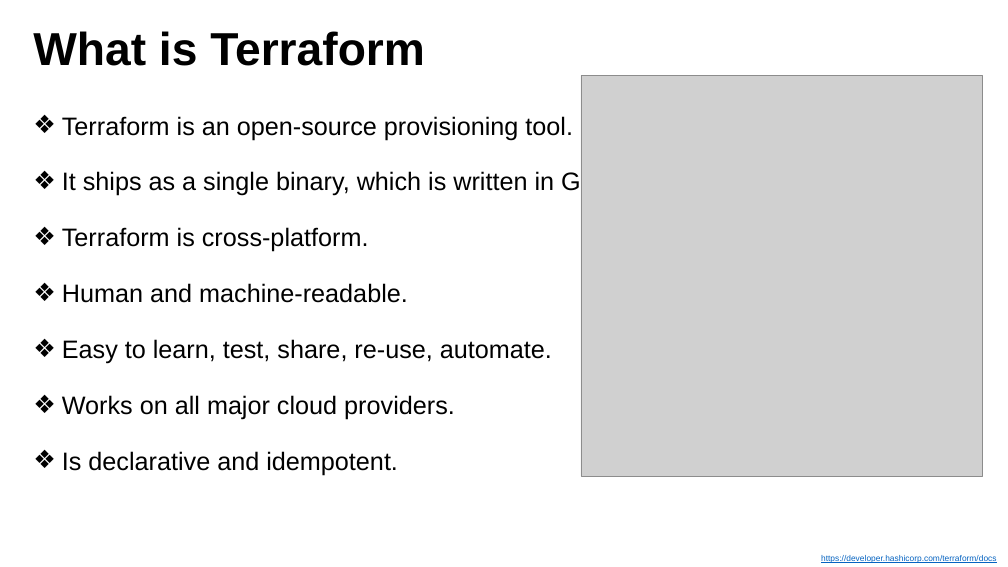
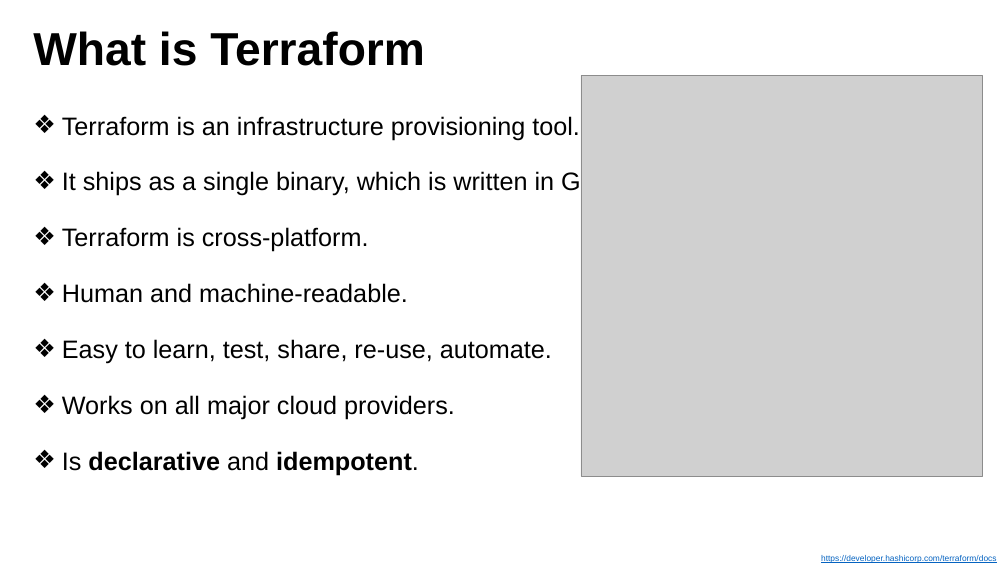
Before and after one commit to sanjaysrikakulam/terraform_clum2025, a slide deck: slide 5 of materials/terraform_openstack_tutorial.pptx. Drawn at 1008x567 pixels with LibreOffice and Linux fonts; fonts in the diff are those of the drawing; grey boxes stand for pictures. Boxes give left, top, right and bottom in pixels: in the first picture for what was removed or moved away, otherwise in the second. Text is boxed around its words. In the diff, an @@ line names an element or a change of style, - is before the commit and + after.

```diff
--- a/materials/terraform_openstack_tutorial.pptx
+++ b/materials/terraform_openstack_tutorial.pptx
@@ text at (62,116,580,140): text changed @@
-❖ Terraform is an open-source provisioning tool.
+❖ Terraform is an infrastructure provisioning tool.
@@ text at (62,451,419,476): bold on in "declarative idempotent." @@
```
Also in this commit, not shown: 5 other slides changed, 1 slide added.
